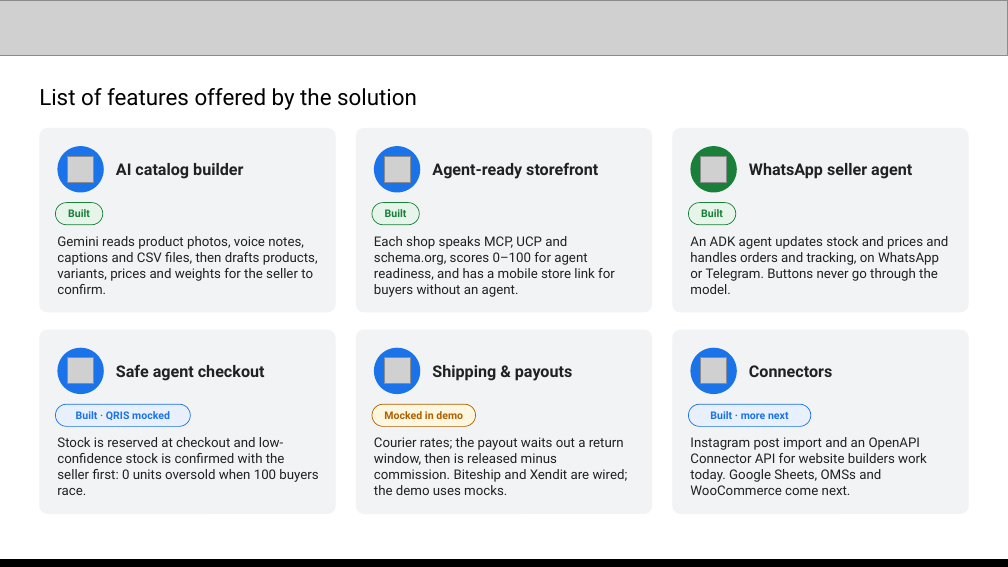
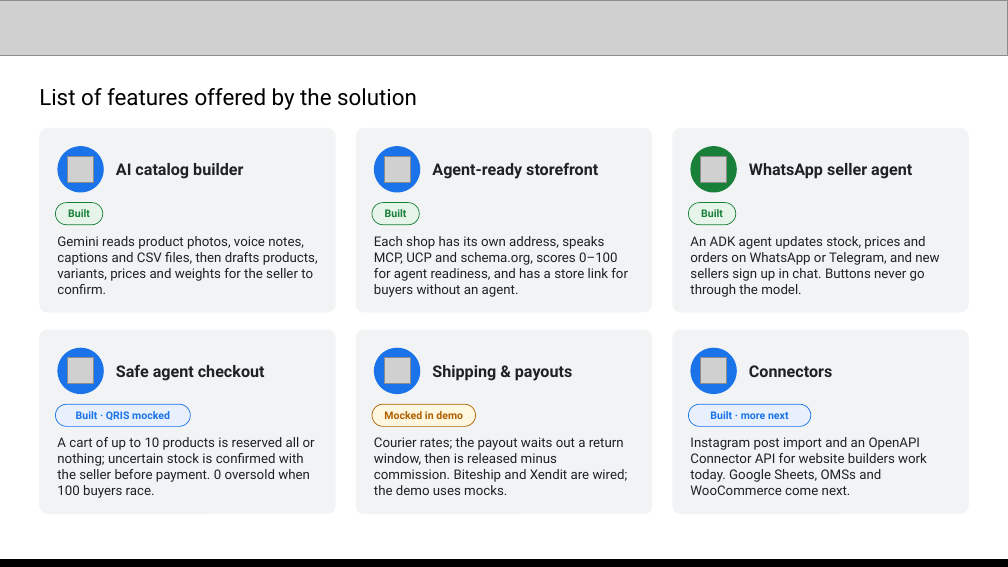
Before and after one commit to galihsatriawan/etalase, a slide deck: slide 4 of submission/Etalase_AI_Builder_Cup_Submission.pptx. Drawn at 1008x567 pixels with LibreOffice and Linux fonts; fonts in the diff are those of the drawing; grey boxes stand for pictures. Boxes give left, top, right and bottom in pixels: in the first picture for what was removed or moved away, otherwise in the second. Text is boxed around its words. In the diff, an @@ line names an element or a change of style, - is before the commit and + after.

```diff
--- a/submission/Etalase_AI_Builder_Cup_Submission.pptx
+++ b/submission/Etalase_AI_Builder_Cup_Submission.pptx
@@ text at (374, 236, 628, 297): text changed @@
-Each shop speaks MCP, UCP and schema.org, scores 0–100 for agent readiness, and has a mobile store link for buyers without an agent.
+Each shop has its own address, speaks MCP, UCP and schema.org, scores 0–100 for agent readiness, and has a store link for buyers without an agent.
@@ text at (690, 236, 939, 297): text changed @@
-An ADK agent updates stock and prices and handles orders and tracking, on WhatsApp or Telegram. Buttons never go through the model.
+An ADK agent updates stock, prices and orders on WhatsApp or Telegram, and new sellers sign up in chat. Buttons never go through the model.
@@ text at (57, 437, 315, 498): text changed @@
-Stock is reserved at checkout and low-confidence stock is confirmed with the seller first: 0 units oversold when 100 buyers race.
+A cart of up to 10 products is reserved all or nothing; uncertain stock is confirmed with the seller before payment. 0 oversold when 100 buyers race.
```
Also in this commit, not shown: 2 other slides changed, 1 other file.
